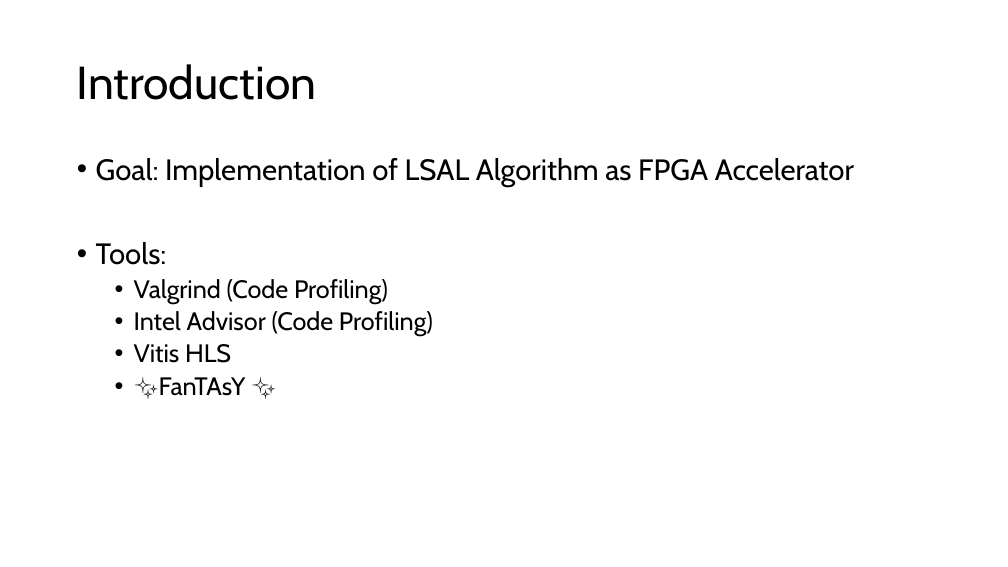
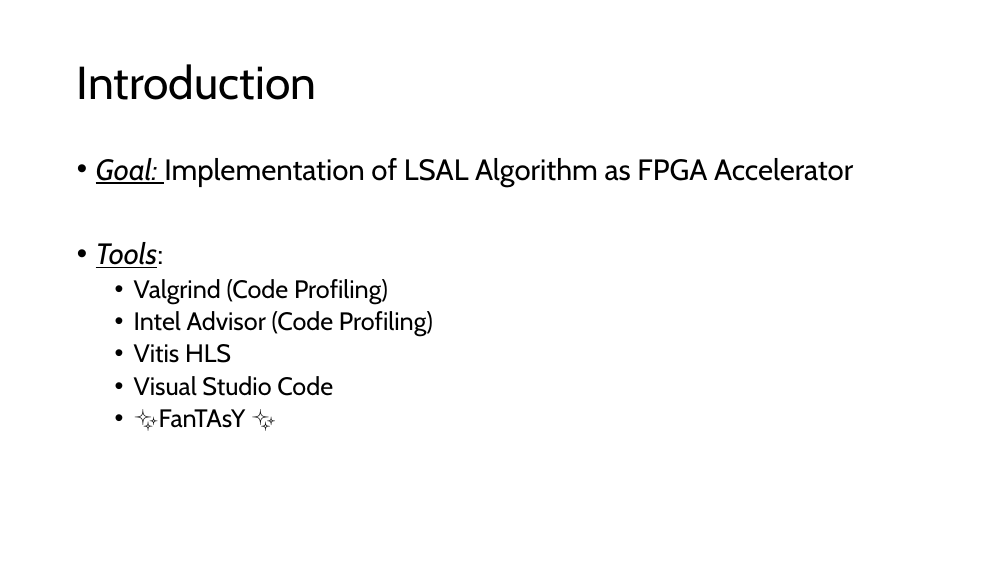
Before and after one commit to Embedded-Systems-2023-24/Embedded-Systems, a slide deck: slide 2 of lab3/lsal/Lab3 Presentation.pptx. Drawn at 1008x567 pixels with LibreOffice and Linux fonts; fonts in the diff are those of the drawing. Boxes give left, top, right and bottom in pixels: in the first picture for what was removed or moved away, otherwise in the second. Text is boxed around its words. In the diff, an @@ line names an element or a change of style, - is before the commit and + after.

```diff
--- a/lab3/lsal/Lab3 Presentation.pptx
+++ b/lab3/lsal/Lab3 Presentation.pptx
@@ text at <box>96,158,853,268</box>: italic on, underline on in "Goal:", "Tools:" @@
@@ text at <box>134,376,333,396</box>: paragraph added @@
+  • Visual Studio Code
```
Also in this commit, not shown: 4 other slides changed, 1 slide added, 1 slide removed, 5 other files.
